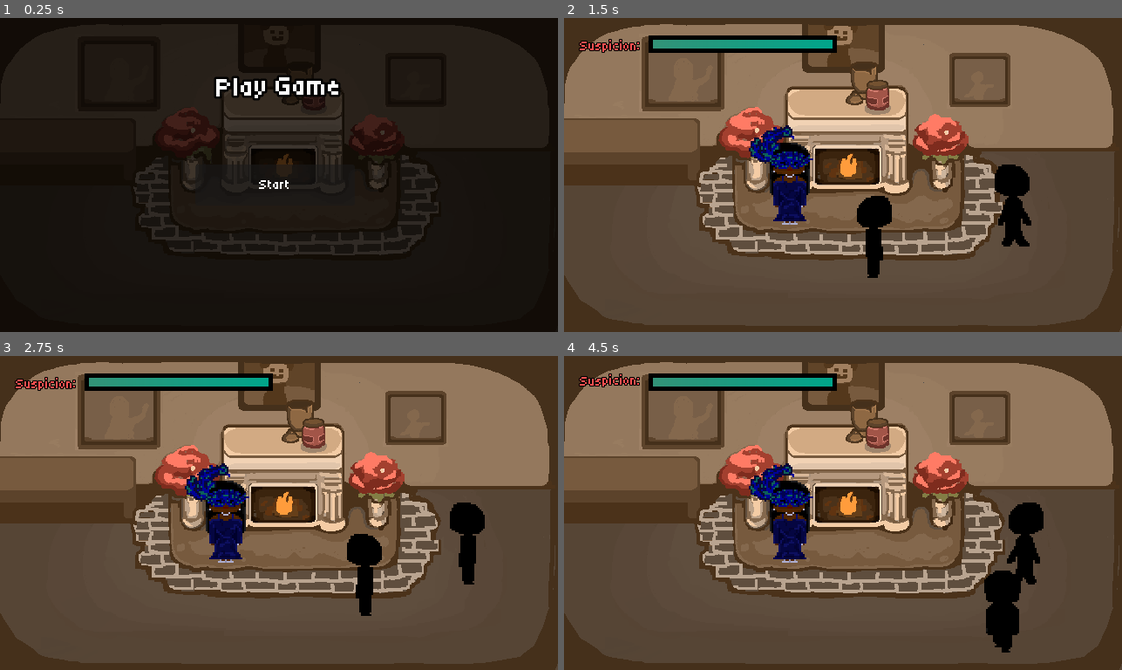
Above: before the commit, frames 1-4 (two rows, left to right).
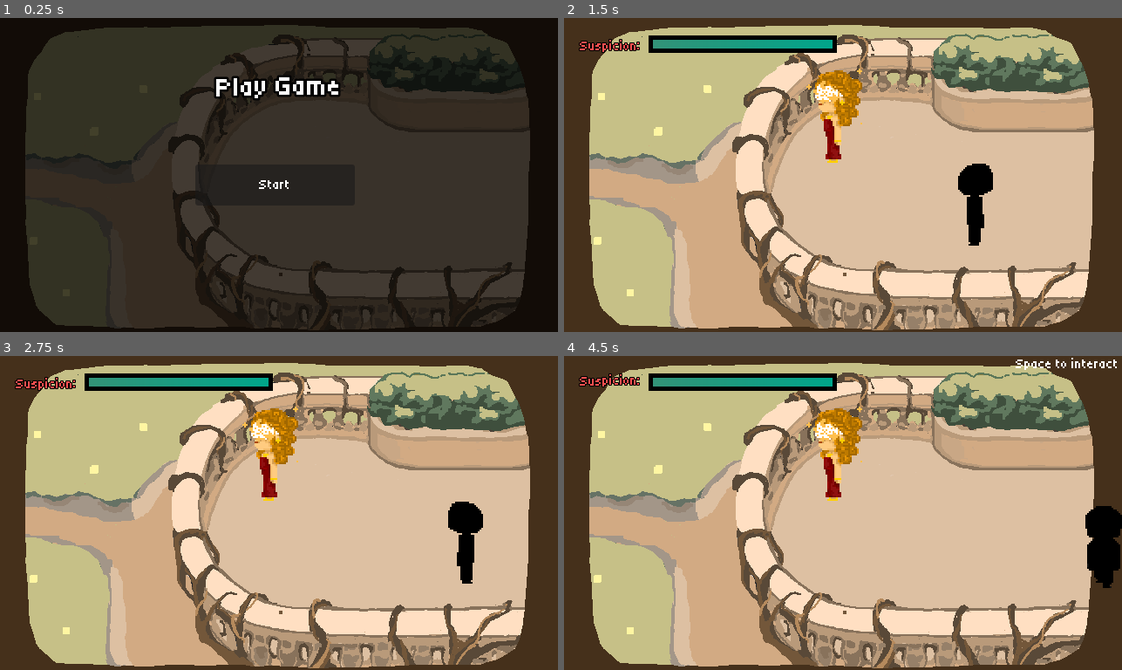
Above: after the commit, the same moments.

Repository: Tanner202/masquerade_game
Game: Godot game, scene res://Scenes/StartScene.tscn
The game is run twice, just before and just after one commit, with the same random seed, the same clock (stepped at 60 frames per second) and the same inputs. Sound files missing from this copy of the repository are replaced by a short silence.
Inputs (mouse positions are in pixels of both pictures, inside the frame that each line leads up to):
- Up to frame 1 (0.25 s): no input
- Up to frame 2 (1.5 s): click "[font_size=16]Start" at 0.5 s; click "[color=white][font_size=24][w…" at 1.25 s
- Up to frame 3 (2.75 s): move the mouse to (401, 497) at 2.02 s; hold D (right) from 2.03 s (still down); hold Space (interact) from 2.03 s (still down); click (401, 497) at 2.3 s
- Up to frame 4 (4.5 s): move the mouse to (731, 528) at 2.77 s; release D (right) at 2.78 s; release Space (interact) at 2.78 s; hold S (down) 2.78-3.53 s; click (731, 528) at 2.85 s; tap Space (interact) at 3.05 s; move the mouse to (898, 443) at 3.52 s; hold D (right) 3.53-4.28 s; hold Space (interact) 3.53-4.28 s; click (898, 443) at 3.8 s; move the mouse to (815, 575) at 4.27 s; hold W (up) from 4.28 s (still down); click (815, 575) at 4.35 s

The runs differ from the first frame. In frame 1, 45% of the frame differs, in the area x 4-95%, y 2-100%; in frame 2, 85%; in frame 3, 84%; in frame 4, 85%, in the area x 0-100%, y 0-100%.

Commit message:
update scene references and adjust NPC properties for balcony and ballroom transitions

Diff:
--- a/GameController/GameController.gd
+++ b/GameController/GameController.gd
@@ -10,7 +10,7 @@
 var curNPC : NPC
 var gameState : GameState = GameState.new()
 const LOSE_SCENE_NAME = "res://Scenes/LoseScene.tscn"
-const FIRST_SCENE_NAME = "res://Scenes/level.tscn"
+const FIRST_SCENE_NAME = "res://Scenes/balcony.tscn"
 
 func _init():
 	pass
--- a/Scenes/StartScene.tscn
+++ b/Scenes/StartScene.tscn
@@ -1,7 +1,7 @@
 [gd_scene format=3 uid="uid://b5w6w48f2ofyt"]
 
-[ext_resource type="Texture2D" uid="uid://drc1c4ms67egk" path="res://final-fireplace-room.png" id="1_dgtb2"]
 [ext_resource type="Script" uid="uid://baobg2g7ryl5l" path="res://Scenes/start_scene.gd" id="1_t5ln1"]
+[ext_resource type="Texture2D" uid="uid://clduam6dc60cy" path="res://balcony.png" id="2_t5ln1"]
 
 [node name="StartScene" type="Control" unique_id=696968243 node_paths=PackedStringArray("startButton")]
 layout_mode = 3
@@ -20,7 +20,7 @@
 anchor_bottom = 1.0
 grow_horizontal = 2
 grow_vertical = 2
-texture = ExtResource("1_dgtb2")
+texture = ExtResource("2_t5ln1")
 
 [node name="ColorRect2" type="ColorRect" parent="ImageRect" unique_id=265246422]
 layout_mode = 1
--- a/Scenes/balcony.tscn
+++ b/Scenes/balcony.tscn
@@ -1,41 +1,50 @@
-[gd_scene format=3 uid="uid://blf87usgqpjlf"]
+[gd_scene format=3 uid="uid://bqppegts7sii7"]
 
+[ext_resource type="Texture2D" uid="uid://clduam6dc60cy" path="res://balcony.png" id="1_f23nc"]
 [ext_resource type="PackedScene" uid="uid://drqhwa4g01bar" path="res://Scenes/npc.tscn" id="2_lsqcx"]
-[ext_resource type="SpriteFrames" uid="uid://dryatghlf3t4p" path="res://Art/butterfly_lady.tres" id="3_w1axe"]
+[ext_resource type="Texture2D" uid="uid://d2xj5eteq60jl" path="res://Butterfly Lady-1.png.png" id="3_f23nc"]
 [ext_resource type="Texture2D" uid="uid://c2sxs75q7c30t" path="res://butterfly lady front.png" id="4_3qoj6"]
 [ext_resource type="PackedScene" uid="uid://doh7rsbfeuigd" path="res://player.tscn" id="8_3hmnf"]
 [ext_resource type="PackedScene" uid="uid://by8d7kcofyw65" path="res://UI/UI.tscn" id="9_vdorb"]
-[ext_resource type="PackedScene" path="res://Scenes/door.tscn" id="10_70stg"]
+[ext_resource type="PackedScene" uid="uid://cjb7oprk64uo3" path="res://Scenes/door.tscn" id="10_70stg"]
 [ext_resource type="Script" uid="uid://cev2h4qyjq0tx" path="res://audio_manager.gd" id="11_n1a7r"]
-[ext_resource type="Script" path="res://transition_manager.gd" id="12_mgcxg"]
+[ext_resource type="Script" uid="uid://bvbf7r63p0qxg" path="res://transition_manager.gd" id="12_mgcxg"]
+
+[sub_resource type="SpriteFrames" id="SpriteFrames_ttdso"]
+animations = [{
+"frames": [{
+"duration": 1.0,
+"texture": ExtResource("3_f23nc")
+}],
+"loop": true,
+"name": &"default",
+"speed": 5.0
+}]
 
 [sub_resource type="NavigationPolygon" id="NavigationPolygon_1ainy"]
 vertices = PackedVector2Array(488.40625, 182.99219, 527.1406, 181, 597.4219, 183.60938, 591.1797, 290.52344, 570.21875, …(291 unchanged characters)…
 polygons = Array[PackedInt32Array]([PackedInt32Array(0, 1, 2, 3, 4, 5, 6), PackedInt32Array(7, 8, 9, 10), PackedInt32Array(11, 12, 13, 14, 7, 15), PackedInt32Array(5, 15, 7, 10, 16), PackedInt32Array(5, 16, 17), PackedInt32Array(5, 17, 6), PackedInt32Array(6, 18, 0)])
 outlines = Array[PackedVector2Array]([PackedVector2Array(5, 214, 9, 299, 25, 319, 57, 335, 91, 333, 532, 337, 576, 329, 601, 294, 608, 174, 527, 171, 488, 173, 455, 174, 444, 212, 400, 217, 231, 218, 192, 212, 184, 164, 154, 161, 145, 217)])
 
-[sub_resource type="RectangleShape2D" id="RectangleShape2D_bvt00"]
-size = Vector2(248, 188)
-
-[sub_resource type="WorldBoundaryShape2D" id="WorldBoundaryShape2D_bvt00"]
-
-[node name="Level" type="Node2D" unique_id=2083961112]
+[node name="Level2" type="Node2D" unique_id=2083961112]
 
 [node name="TextureRect" type="TextureRect" parent="." unique_id=1965102321]
 offset_right = 640.0
 offset_bottom = 360.0
+texture = ExtResource("1_f23nc")
 expand_mode = 2
 
 [node name="ButterflyWoman" parent="." unique_id=795824750 instance=ExtResource("2_lsqcx")]
-position = Vector2(188, 263)
+position = Vector2(308, 112)
 scale = Vector2(2, 2)
 npcID = "BW"
-sprite_frames = ExtResource("3_w1axe")
+movement_speed = 0.0
+sprite_frames = SubResource("SpriteFrames_ttdso")
 portrait_texture = ExtResource("4_3qoj6")
 dialogue_filepath = "res://butterfly_woman.json"
 
 [node name="Player" parent="." unique_id=1297024523 instance=ExtResource("8_3hmnf")]
-position = Vector2(352, 244)
+position = Vector2(468, 207)
 scale = Vector2(2, 2)
 
 [node name="UI" parent="." unique_id=318653403 instance=ExtResource("9_vdorb")]
@@ -45,46 +54,18 @@
 position = Vector2(8, -10)
 navigation_polygon = SubResource("NavigationPolygon_1ainy")
 
-[node name="LeftDoor" parent="." unique_id=1393553521 instance=ExtResource("10_70stg")]
-position = Vector2(34, 188)
-room_path = "res://Scenes/level.tscn"
+[node name="RightDoor" parent="." unique_id=1393553521 instance=ExtResource("10_70stg")]
+position = Vector2(606, 202)
+room_path = "res://Scenes/ballroom.tscn"
+target_door = "LeftDoor"
 
 [node name="LevelCollisions" type="Node2D" parent="." unique_id=671549185]
-visible = false
 position = Vector2(323, 146)
 
 [node name="LevelCollision" type="StaticBody2D" parent="LevelCollisions" unique_id=381278146]
 
-[node name="CollisionShape2D" type="CollisionShape2D" parent="LevelCollisions/LevelCollision" unique_id=885735785]
-position = Vector2(10, -52)
-shape = SubResource("RectangleShape2D_bvt00")
-
-[node name="CollisionShape2D2" type="CollisionShape2D" parent="LevelCollisions/LevelCollision" unique_id=1433925568]
-position = Vector2(-243, -99)
-shape = SubResource("RectangleShape2D_bvt00")
-
-[node name="CollisionShape2D3" type="CollisionShape2D" parent="LevelCollisions/LevelCollision" unique_id=1887871144]
-position = Vector2(228, -105)
-shape = SubResource("RectangleShape2D_bvt00")
-
-[node name="CollisionShape2D4" type="CollisionShape2D" parent="LevelCollisions/LevelCollision" unique_id=954212633]
-position = Vector2(-11, -146)
-rotation = 3.1415927
-shape = SubResource("WorldBoundaryShape2D_bvt00")
-
-[node name="CollisionShape2D6" type="CollisionShape2D" parent="LevelCollisions/LevelCollision" unique_id=1942068199]
-position = Vector2(-324, 57)
-rotation = 1.5707964
-shape = SubResource("WorldBoundaryShape2D_bvt00")
-
-[node name="CollisionShape2D7" type="CollisionShape2D" parent="LevelCollisions/LevelCollision" unique_id=709982570]
-position = Vector2(316, 57)
-rotation = -1.5707964
-shape = SubResource("WorldBoundaryShape2D_bvt00")
-
-[node name="CollisionShape2D5" type="CollisionShape2D" parent="LevelCollisions/LevelCollision" unique_id=1224276941]
-position = Vector2(-11, 214)
-shape = SubResource("WorldBoundaryShape2D_bvt00")
+[node name="CollisionPolygon2D" type="CollisionPolygon2D" parent="LevelCollisions/LevelCollision" unique_id=2143421849]
+polygon = PackedVector2Array(280, 140, 74, 140, 5, 138, -44, 114, -78, 74, -82, 53, -71, 20, -45, -22, -2, -43, 39, -47, 95, -45, 107, -27, 129, -15, 155, -11, 282, -13, 323, -28, 330, -170, -380, -179, -380, 218, 374, 236, 364, 145)
 
 [node name="AudioManager" type="Node" parent="." unique_id=1563148427]
 script = ExtResource("11_n1a7r")
--- a/Scenes/ballroom.tscn
+++ b/Scenes/ballroom.tscn
@@ -16,7 +16,7 @@
 [sub_resource type="NavigationPolygon" id="NavigationPolygon_1ainy"]
 vertices = PackedVector2Array(42.703125, 195.96875, 44.171875, 173.10938, 89.65625, 186.4375, 315.59375, 181.89063, 310 …(392 unchanged characters)…
 polygons = Array[PackedInt32Array]([PackedInt32Array(0, 1, 2), PackedInt32Array(3, 4, 5, 6, 7), PackedInt32Array(3, 7,  …(244 unchanged characters)…
-outlines = Array[PackedVector2Array]([PackedVector2Array(5, 214, 5, 270, 26, 291, 35, 335, 87, 347, 534, 348, 585, 332, 608, 299, 604, 265, 546, 260, 536, 250, 485, 265, 435, 226, 418, 208, 418, 170, 446, 137, 444, 115, 300, 113, 305, 175, 265, 189, 115, 186, 93, 177, 35, 160, 33, 191)])
+outlines = Array[PackedVector2Array]([PackedVector2Array(62, 211, 67, 295, 59, 321, 74, 335, 87, 347, 534, 348, 585, 332, 608, 299, 604, 265, 546, 260, 536, 250, 485, 265, 435, 226, 418, 208, 418, 170, 446, 137, 444, 115, 300, 113, 305, 175, 265, 189, 115, 186, 93, 177, 72, 171, 69, 185)])
 
 [sub_resource type="RectangleShape2D" id="RectangleShape2D_0f350"]
 size = Vector2(71, 151)
@@ -30,7 +30,7 @@
 expand_mode = 2
 
 [node name="Jester" parent="." unique_id=795824750 instance=ExtResource("2_m7wml")]
-position = Vector2(107, 212)
+position = Vector2(164, 219)
 scale = Vector2(2, 2)
 sprite_frames = ExtResource("3_e67my")
 portrait_texture = ExtResource("4_m7wml")
@@ -50,7 +50,6 @@
 [node name="UI" parent="." unique_id=318653403 instance=ExtResource("6_3wjai")]
 
 [node name="NavigationRegion2D" type="NavigationRegion2D" parent="." unique_id=2010469749]
-visible = false
 position = Vector2(8, -10)
 navigation_polygon = SubResource("NavigationPolygon_1ainy")
 
@@ -99,5 +98,9 @@
 room_path = "res://Scenes/level.tscn"
 target_door = "LeftDoor"
 
+[node name="LeftDoor" parent="." unique_id=60187689 instance=ExtResource("14_v5q2q")]
+position = Vector2(31, 215)
+room_path = "res://Scenes/balcony.tscn"
+
 [connection signal="body_entered" from="Door/Area2D" to="Door" method="_on_area_2d_body_entered"]
 [connection signal="body_exited" from="Door/Area2D" to="Door" method="_on_area_2d_body_exited"]
--- a/Scenes/interaction_scene.tscn
+++ b/Scenes/interaction_scene.tscn
@@ -1,7 +1,7 @@
 [gd_scene format=3 uid="uid://cbyhlkgowpugw"]
 
+[ext_resource type="Texture2D" uid="uid://giwyyne7wj4l" path="res://Placeholder.png" id="1_ohbwi"]
 [ext_resource type="Texture2D" uid="uid://c2sxs75q7c30t" path="res://butterfly lady front.png" id="1_tot5m"]
-[ext_resource type="Texture2D" uid="uid://cq8m1rtlj58g3" path="res://Jester.png" id="2_tot5m"]
 [ext_resource type="Texture2D" uid="uid://c5ysccels0sgw" path="res://Dialogue.png" id="4_wbtfb"]
 
 [sub_resource type="GDScript" id="GDScript_phxgd"]
@@ -148,13 +148,13 @@
 anchor_left = 1.0
 anchor_right = 1.0
 anchor_bottom = 1.0
-offset_left = -341.0
-offset_top = 13.0
-offset_right = 32.0
-offset_bottom = 26.0
+offset_left = -346.0
+offset_top = -9.0
+offset_right = 53.0
+offset_bottom = 30.0
 grow_horizontal = 0
 grow_vertical = 2
-texture = ExtResource("2_tot5m")
+texture = ExtResource("1_ohbwi")
 flip_h = true
 
 [node name="DialoguePanelOld" type="Panel" parent="CanvasLayer" unique_id=232815971]
--- a/Scenes/level.tscn
+++ b/Scenes/level.tscn
@@ -71,11 +71,6 @@
 position = Vector2(34, 188)
 room_path = "res://Scenes/ballroom.tscn"
 
-[node name="RightDoor" parent="." unique_id=1602997328 instance=ExtResource("7_bvt00")]
-position = Vector2(612, 226)
-room_path = "res://Scenes/balcony.tscn"
-target_door = "LeftDoor"
-
 [node name="LevelCollisions" type="Node2D" parent="." unique_id=671549185]
 visible = false
 position = Vector2(323, 146)
--- a/player.tscn
+++ b/player.tscn
@@ -3,93 +3,11 @@
 [ext_resource type="Script" uid="uid://khnqw7mjp1lt" path="res://character_body_2d.gd" id="1_onrkg"]
 [ext_resource type="SpriteFrames" uid="uid://df1vrjnyegbs3" path="res://Art/player.tres" id="3_hqtel"]
 [ext_resource type="AudioStream" uid="uid://biqr0vmkla61d" path="res://Audio/Ballroom Walking.wav" id="3_i3pqv"]
-[ext_resource type="Script" uid="uid://c7wrxbjynyfmv" path="res://SpriteOrderer.gd" id="4_hqtel"]
-[ext_resource type="Texture2D" uid="uid://c2sxs75q7c30t" path="res://butterfly lady front.png" id="5_b26j0"]
-[ext_resource type="Texture2D" uid="uid://dbbbv5017jnym" path="res://Art/Shadowman_stab (1).png" id="6_n7ghd"]
-[ext_resource type="Texture2D" uid="uid://d2xj5eteq60jl" path="res://Butterfly Lady-1.png.png" id="7_nvl01"]
-[ext_resource type="Texture2D" uid="uid://bp8i3b4aebi0k" path="res://Art/Shadowman_left_walk.png" id="8_ivps1"]
-[ext_resource type="Texture2D" uid="uid://c5e8h05hkc0jp" path="res://Art/Shadowman_up_down_walk.png" id="9_urp6f"]
+[ext_resource type="Script" path="res://SpriteOrderer.gd" id="4_hqtel"]
+[ext_resource type="SpriteFrames" uid="uid://dryatghlf3t4p" path="res://Art/butterfly_lady.tres" id="5_sweqy"]
 
 [sub_resource type="RectangleShape2D" id="RectangleShape2D_onrkg"]
 size = Vector2(21, 9)
-
-[sub_resource type="AtlasTexture" id="AtlasTexture_lsbmc"]
-atlas = ExtResource("6_n7ghd")
-region = Rect2(128, 0, 64, 64)
-
-[sub_resource type="AtlasTexture" id="AtlasTexture_3p4tb"]
-atlas = ExtResource("6_n7ghd")
-region = Rect2(0, 64, 64, 64)
-
-[sub_resource type="AtlasTexture" id="AtlasTexture_8j4q1"]
-atlas = ExtResource("6_n7ghd")
-region = Rect2(64, 64, 64, 64)
-
-[sub_resource type="AtlasTexture" id="AtlasTexture_6yrfj"]
-atlas = ExtResource("6_n7ghd")
-region = Rect2(128, 64, 64, 64)
-
-[sub_resource type="AtlasTexture" id="AtlasTexture_c15um"]
-atlas = ExtResource("8_ivps1")
-region = Rect2(0, 64, 64, 64)
-
-[sub_resource type="AtlasTexture" id="AtlasTexture_ee5sr"]
-atlas = ExtResource("9_urp6f")
-region = Rect2(0, 0, 64, 64)
-
-[sub_resource type="AtlasTexture" id="AtlasTexture_wbpcw"]
-atlas = ExtResource("9_urp6f")
-region = Rect2(0, 64, 64, 64)
-
-[sub_resource type="SpriteFrames" id="SpriteFrames_bwjto"]
-animations = [{
-"frames": [{
-"duration": 1.0,
-"texture": ExtResource("5_b26j0")
-}],
-"loop": true,
-"name": &"default",
-"speed": 5.0
-}, {
-"frames": [{
-"duration": 1.0,
-"texture": SubResource("AtlasTexture_lsbmc")
-}, {
-"duration": 1.0,
-"texture": SubResource("AtlasTexture_3p4tb")
-}, {
-"duration": 1.0,
-"texture": SubResource("AtlasTexture_8j4q1")
-}, {
-"duration": 1.0,
-"texture": SubResource("AtlasTexture_6yrfj")
-}],
-"loop": false,
-"name": &"stab",
-"speed": 6.0
-}, {
-"frames": [{
-"duration": 1.0,
-"texture": ExtResource("7_nvl01")
-}, {
-"duration": 1.0,
-"texture": SubResource("AtlasTexture_c15um")
-}],
-"loop": true,
-"name": &"walk",
-"speed": 4.0
-}, {
-"frames": [{
-"duration": 1.0,
-"texture": SubResource("AtlasTexture_ee5sr")
-}, {
-"duration": 1.0,
-"texture": SubResource("AtlasTexture_wbpcw")
-}],
-"loop": true,
-"name": &"walk_vertical",
-"speed": 5.0
-}]
 
 [node name="playerscene" type="Node2D" unique_id=1297024523]
 
@@ -111,6 +29,6 @@
 script = ExtResource("4_hqtel")
 
 [node name="BWAnimatedSprite" type="AnimatedSprite2D" parent="Player" unique_id=283328263]
-sprite_frames = SubResource("SpriteFrames_bwjto")
+sprite_frames = ExtResource("5_sweqy")
 animation = &"walk"
 script = ExtResource("4_hqtel")
--- a/project.godot
+++ b/project.godot
@@ -29,6 +29,10 @@
 window/size/viewport_width=640
 window/size/viewport_height=360
 window/stretch/mode="viewport"
+
+[editor]
+
+movie_writer/movie_file="/Users/ben/masquerade movies/1.avi"
 
 [gui]
 
Not shown: 1 places in Scenes/level.tscn that only renumber resources
Binary file added: balcony.png
Not shown, added: balcony.png.import
